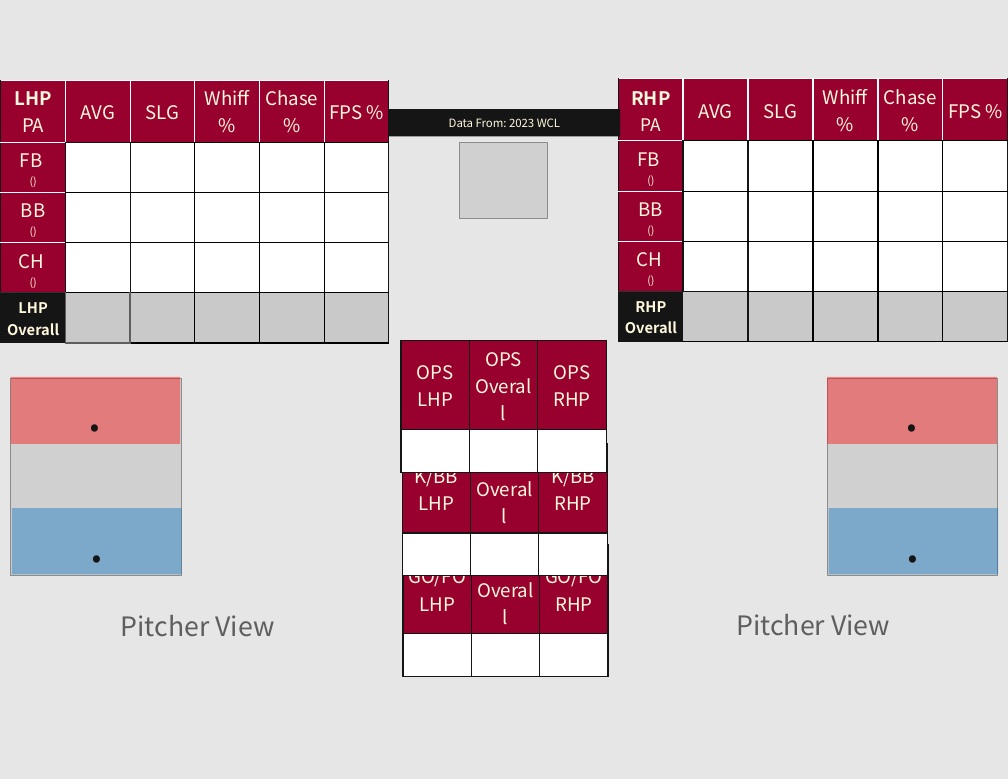
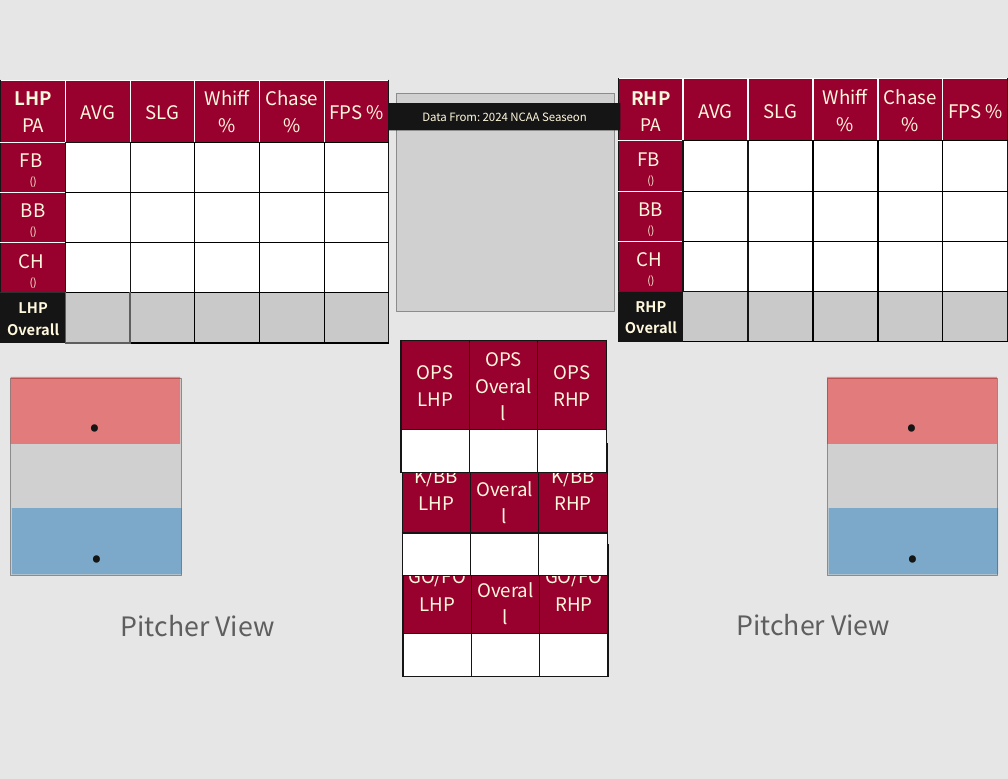
Before and after one commit to bpkerns15/Hitters, a slide deck: slide 37 of Templateold.pptx. Drawn at 1008x779 pixels with LibreOffice and Linux fonts; fonts in the diff are those of the drawing; grey boxes stand for pictures. Boxes give left, top, right and bottom in pixels: in the first picture for what was removed or moved away, otherwise in the second. Text is boxed around its words. In the diff, an @@ line names an element or a change of style, - is before the commit and + after.

```diff
--- a/Templateold.pptx
+++ b/Templateold.pptx
@@ rectangle "Data From: 2024 NCAA Seaseon": place and size @@
-rectangle "Data From: 2024 NCAA Seaseon" at (389, 109, 620, 136)
+rectangle "Data From: 2024 NCAA Seaseon" at (389, 103, 620, 130)
@@ picture added at (396, 93, 614, 311) @@
@@ text in rectangle at (422, 112, 587, 121): text changed @@
-Data From: 2023 WCL
+Data From: 2024 NCAA Seaseon
@@ picture removed at (460, 142, 547, 218) @@
```
Also in this commit, not shown: 37 other slides changed, 2 other files.
